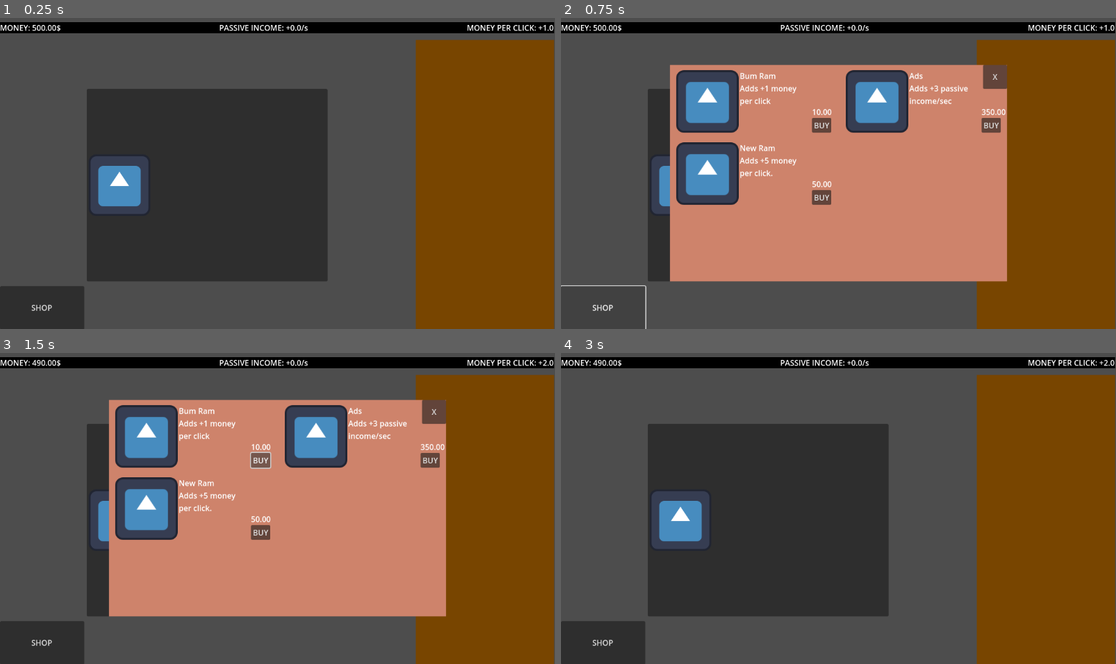
Above: before the commit, frames 1-4 (two rows, left to right).
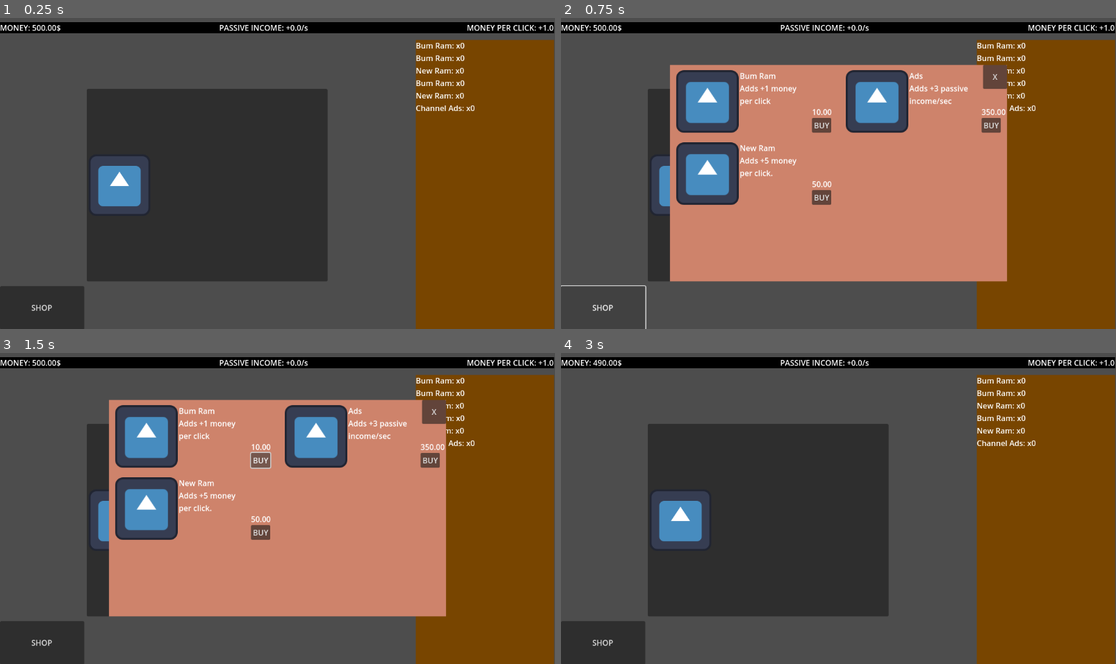
Above: after the commit, the same moments.

Repository: BigBarfEaterBBE/crusty_pc_clicker
Game: Godot game, scene res://scenes/main_game.tscn
Same seed, same stepped clock (60 frames per second), same inputs: the game is played once before the commit and once after it. The engine's default icon, where the game draws it, is replaced by a stand-in: a white triangle on a blue panel in a dark square.
Inputs (mouse positions are in pixels of both pictures, inside the frame that each line leads up to):
- Up to frame 1 (0.25 s): no input
- Up to frame 2 (0.75 s): click "SHOP" at 0.5 s
- Up to frame 3 (1.5 s): click "BUY" at 1.25 s
- Up to frame 4 (3 s): click (766, 520) at 2 s; click "X" at 2.75 s

The runs differ from the first frame. In frame 1, 0.5% of the frame differs, in the area x 74-86%, y 7-30%; in frame 2, 0.3%; in frame 3, 0.3%; in frame 4, 0.5%, in the area x 74-99%, y 2-30%.
Error after the commit: Invalid access to property or key 'Bum Ram' on a base object of type 'Dictionary'. (res://scripts/shop_item.gd:23)

Commit message:
10/30 8:41 PM
added a count for purchases on the sidebar. Error with some items showing up more than once

Diff:
--- a/crusty_pc_clicker/scenes/clicking_interface.tscn
+++ b/crusty_pc_clicker/scenes/clicking_interface.tscn
@@ -138,5 +138,15 @@
 grow_vertical = 2
 color = Color(0.470588, 0.270588, 0, 1)
 
+[node name="LogLabel" type="Label" parent="HBoxContainer/sidebar"]
+layout_mode = 1
+anchors_preset = 15
+anchor_right = 1.0
+anchor_bottom = 1.0
+grow_horizontal = 2
+grow_vertical = 2
+text = "test
+awdawd"
+
 [connection signal="pressed" from="HBoxContainer/click_area/MarginContainer/Button" to="." method="_on_shop_button_pressed"]
 [connection signal="pressed" from="HBoxContainer/click_area/Button" to="." method="_on_click_area_pressed"]
--- a/crusty_pc_clicker/scripts/clicking_interface.gd
+++ b/crusty_pc_clicker/scripts/clicking_interface.gd
@@ -8,7 +8,8 @@
 		var ui_refs = {
 			"money_label": $stats_bar/MarginContainer/HBoxContainer/current_money,
 			"passive_label": $stats_bar/MarginContainer/HBoxContainer/passive_income,
-			"mpc_label": $stats_bar/MarginContainer/HBoxContainer/money_per_click
+			"mpc_label": $stats_bar/MarginContainer/HBoxContainer/money_per_click,
+			"item_log_label": $HBoxContainer/sidebar/LogLabel
 		}
 		GameManager.set_ui_references(ui_refs)
 
--- a/crusty_pc_clicker/scripts/game_manager.gd
+++ b/crusty_pc_clicker/scripts/game_manager.gd
@@ -4,10 +4,12 @@
 var current_money:float = 500.0
 var money_per_click:float = 1.0
 var passive_income:float = 0.0
+var item_counts: Dictionary = {}
 
 var money_label:Label = null
 var passive_label:Label = null
 var mpc_label:Label = null
+var item_log_label: Label = null
 @onready var passive_timer = $Timer
 @onready var shop_canvas_layer = $ShopCanvasLayer
 @onready var shop_panel = $ShopCanvasLayer/ShopPanel
@@ -17,9 +19,9 @@
 const SHOP_ITEM_SCENE = preload("res://scenes/shop_item.tscn")
 
 const ITEM_EFFECTS = {
-	"passive_income_1":{"type":"passive", "value":3.0},
-	"mpc_1":{"type":"mpc","value":1.0},
-	"mpc_2":{"type":"mpc","value":5.0}
+	"mpc_1":{"type":"passive", "value":3.0, "price":10.0, "name": "Bum Ram"},
+	"mpc_2":{"type":"mpc","value":1.0, "price":50.0, "name": "New Ram"},
+	"passive_1":{"type":"mpc","value":5.0, "price":350.0, "name": "Channel Ads"}
 }
 
 # Called when the node enters the scene tree for the first time.
@@ -48,13 +50,14 @@
 func _populate_shop():
 	if left_column == null or right_column == null:
 		return
-	left_column.add_child(_create_shop_item("mpc_1", "Bum Ram", 10.0, "Adds +1 money per click"))
-	left_column.add_child(_create_shop_item("mpc_2", "New Ram", 50.0, "Adds +5 money per click."))
-	right_column.add_child(_create_shop_item("passive_income_1", "Ads", 350.0, "Adds +3 passive income/sec"))
+	left_column.add_child(_create_shop_item("Bum Ram", "Bum Ram", 10.0, "Adds +1 money per click"))
+	left_column.add_child(_create_shop_item("New Ram", "New Ram", 50.0, "Adds +5 money per click."))
+	right_column.add_child(_create_shop_item("Channel Ads", "Ads", 350.0, "Adds +3 passive income/sec"))
 func set_ui_references(ui_nodes: Dictionary):
 	money_label = ui_nodes.get("money_label")
 	passive_label = ui_nodes.get("passive_label")
 	mpc_label = ui_nodes.get("mpc_label")
+	item_log_label = ui_nodes.get("item_log_label")
 	_update_stats_ui()
 
 
@@ -66,6 +69,29 @@
 		else:
 			shop_panel.mouse_filter = Control.MOUSE_FILTER_IGNORE
 
+func add_item_purchase(id: String):
+	item_counts[id] = item_counts.get(id,0) + 1
+	_update_item_log()
+
+func _update_item_log():
+	var items = []
+	var log_text: String
+	for id in ITEM_EFFECTS.keys():
+		var item_data = ITEM_EFFECTS[id]
+		items.append({
+			"id": id,
+			"name": item_data.name,
+			"price":item_data.price
+		})
+		for item in items:
+			id = item.id
+			var item_name = item.name
+			var count = item_counts.get(id,0)
+			log_text += "%s: x%d\n" % [item_name, count]
+		item_log_label.text = log_text
+
+
+
 func _update_stats_ui():
 	if money_label != null:
 		money_label.text = "MONEY: %0.2f$" % current_money
@@ -73,6 +99,7 @@
 		passive_label.text = "PASSIVE INCOME: +%s/s" % [passive_income]
 	if mpc_label != null:
 		mpc_label.text = "MONEY PER CLICK: +%s" % [money_per_click]
+		_update_item_log()
 
 func area_clicked():
 	current_money += money_per_click
--- a/crusty_pc_clicker/scripts/shop_item.gd
+++ b/crusty_pc_clicker/scripts/shop_item.gd
@@ -27,4 +27,5 @@
 			GameManager.passive_income += value
 		elif effect_type == "mpc":
 			GameManager.money_per_click += value
+		GameManager.add_item_purchase(item_id)
 		GameManager._update_stats_ui()
